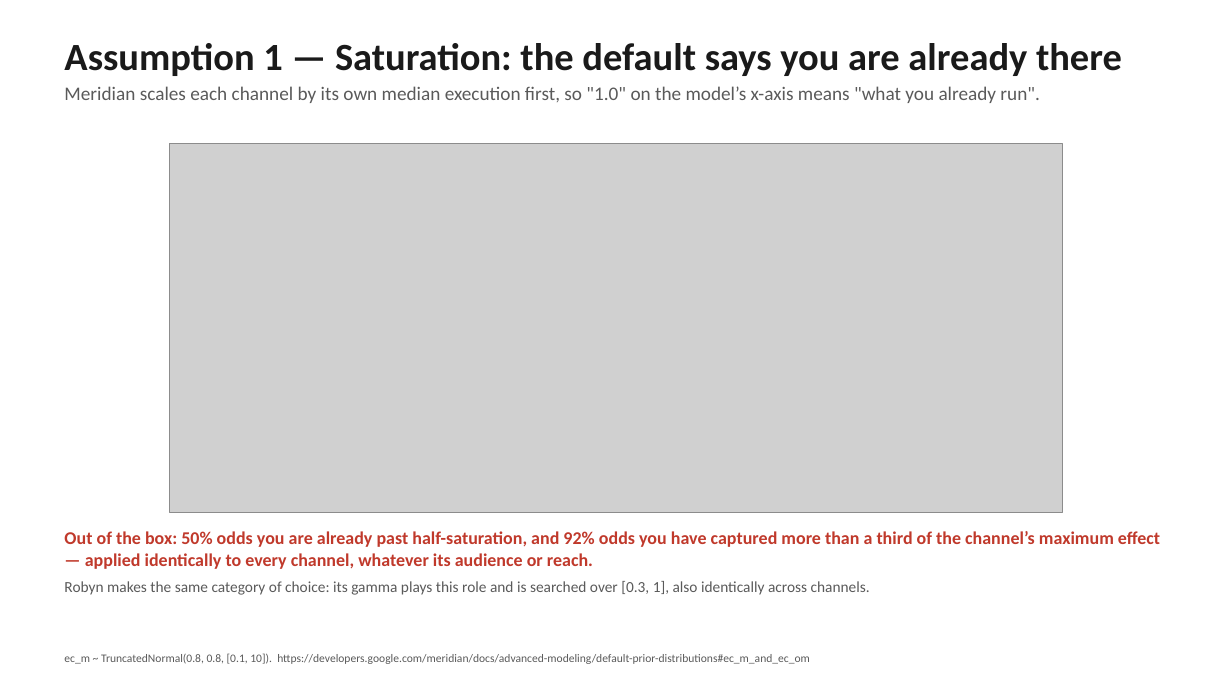
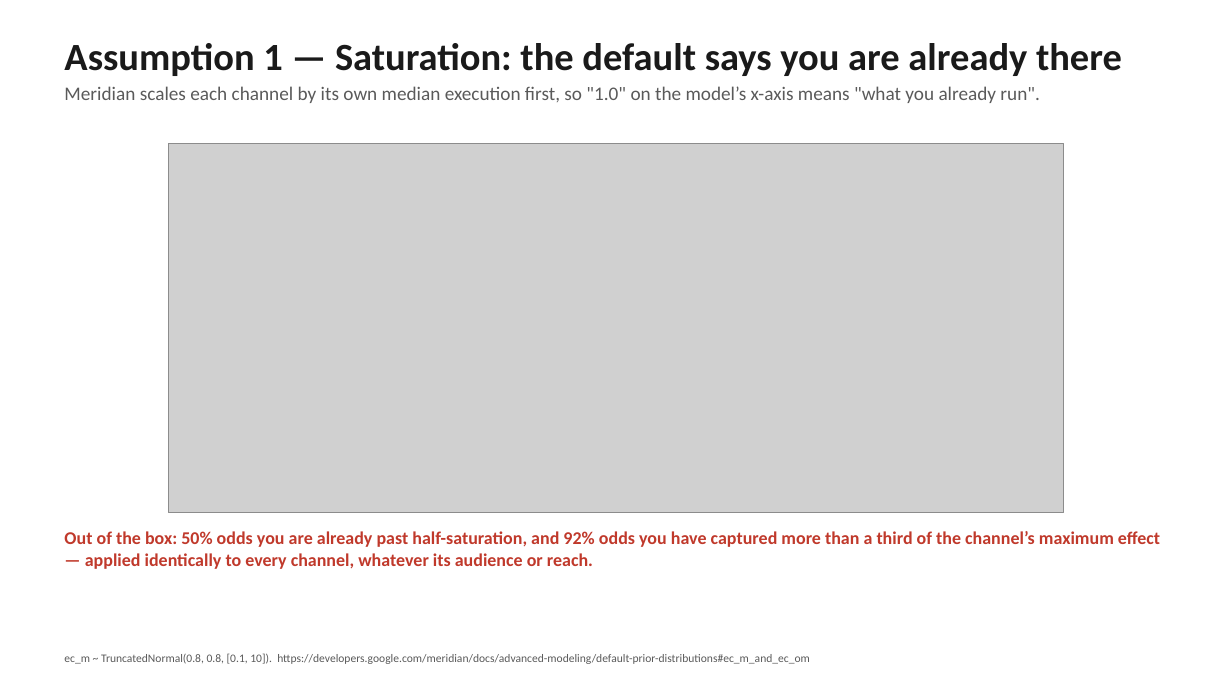
Before and after one commit to Mari1988/meridian, a slide deck: slide 2 of demo/synthetic/arf_section1_deck.pptx. Drawn at 1232x693 pixels with LibreOffice and Linux fonts; fonts in the diff are those of the drawing; grey boxes stand for pictures. Boxes give left, top, right and bottom in pixels: in the first picture for what was removed or moved away, otherwise in the second. Text is boxed around its words. In the diff, an @@ line names an element or a change of style, - is before the commit and + after.

```diff
--- a/demo/synthetic/arf_section1_deck.pptx
+++ b/demo/synthetic/arf_section1_deck.pptx
@@ text at <box>64,581,870,595</box>: paragraph removed @@
-Robyn makes the same category of choice: its gamma plays this role and is searched over [0.3, 1], also identically across channels.
```
Also in this commit, not shown: 3 other slides changed, 5 slides added, 13 other files.
